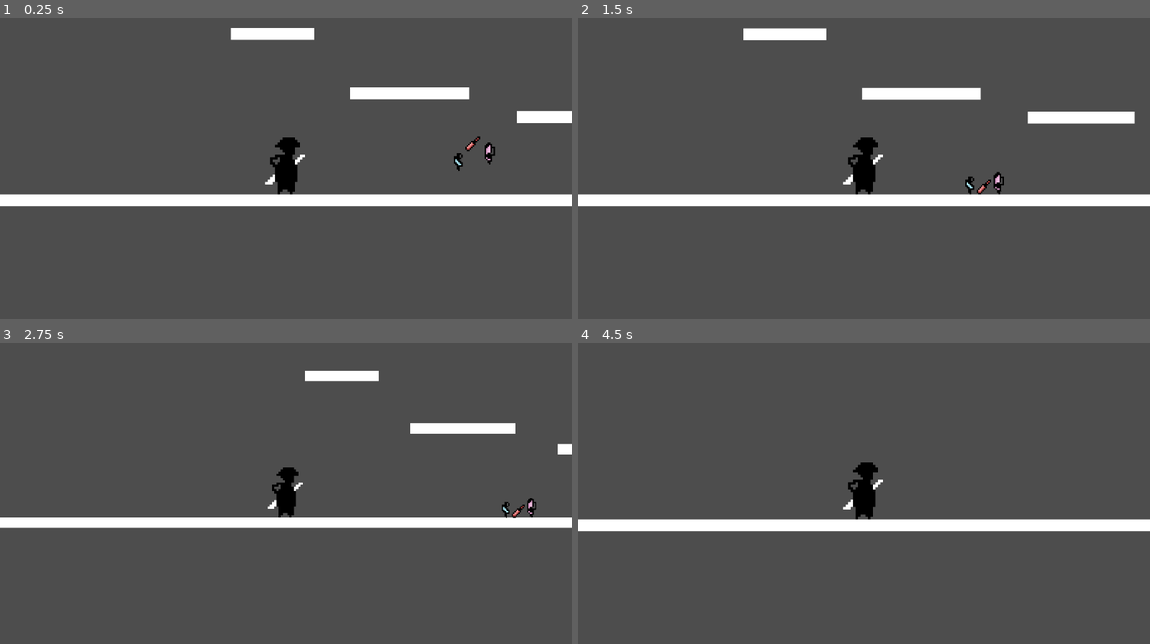
Above: before the commit, frames 1-4 (two rows, left to right).
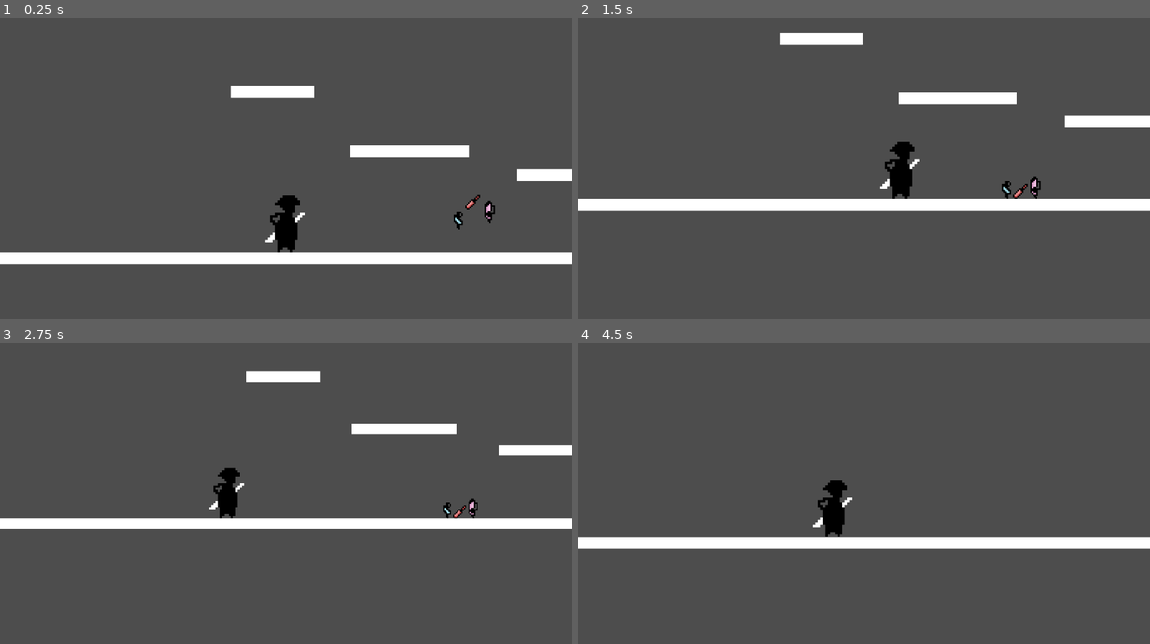
Above: after the commit, the same moments.

Repository: Glitch9wave/platformer-demo
Game: Godot game, scene res://scenes/main.tscn
Same seed, same stepped clock (60 frames per second), same inputs: the game is played once before the commit and once after it.
Inputs:
- Up to frame 1 (0.25 s): no input
- Up to frame 2 (1.5 s): tap Enter (ui_accept) at 0.5, 0.77 s; hold A (keycode_A) 0.53-1.28 s; hold Right (ui_right) from 0.53 s (still down); tap D (keycode_D) at 1.35 s
- Up to frame 3 (2.75 s): tap Enter (ui_accept) at 1.52 s; release Right (ui_right) at 2.03 s; hold Left (ui_left) from 2.03 s (still down); hold A (keycode_A) from 2.03 s (still down)
- Up to frame 4 (4.5 s): release Left (ui_left) at 2.78 s; release A (keycode_A) at 2.78 s; hold Right (ui_right) 2.78-4.28 s; tap D (keycode_D) at 2.85, 4.35 s; tap Enter (ui_accept) at 3.02, 3.77 s; hold A (keycode_A) 3.53-4.28 s; hold Left (ui_left) from 4.28 s (still down)

The runs differ from the first frame. In frame 1, 14% of the frame differs, in the area x 0-100%, y 3-82%; in frame 2, 7.5%; in frame 3, 4.3%; in frame 4, 9.4%.

Commit message:
camera smoothing

Diff:
--- a/scenes/main.tscn
+++ b/scenes/main.tscn
@@ -62,7 +62,7 @@
 shape = SubResource("CapsuleShape2D_cok0b")
 
 [node name="Camera2D" type="Camera2D" parent="CharacterBody2D"]
-position_smoothing_speed = 1.0
+position_smoothing_enabled = true
 script = ExtResource("4_13map")
 
 [node name="rb_rpb14_BLUE" type="RigidBody2D" parent="."]
